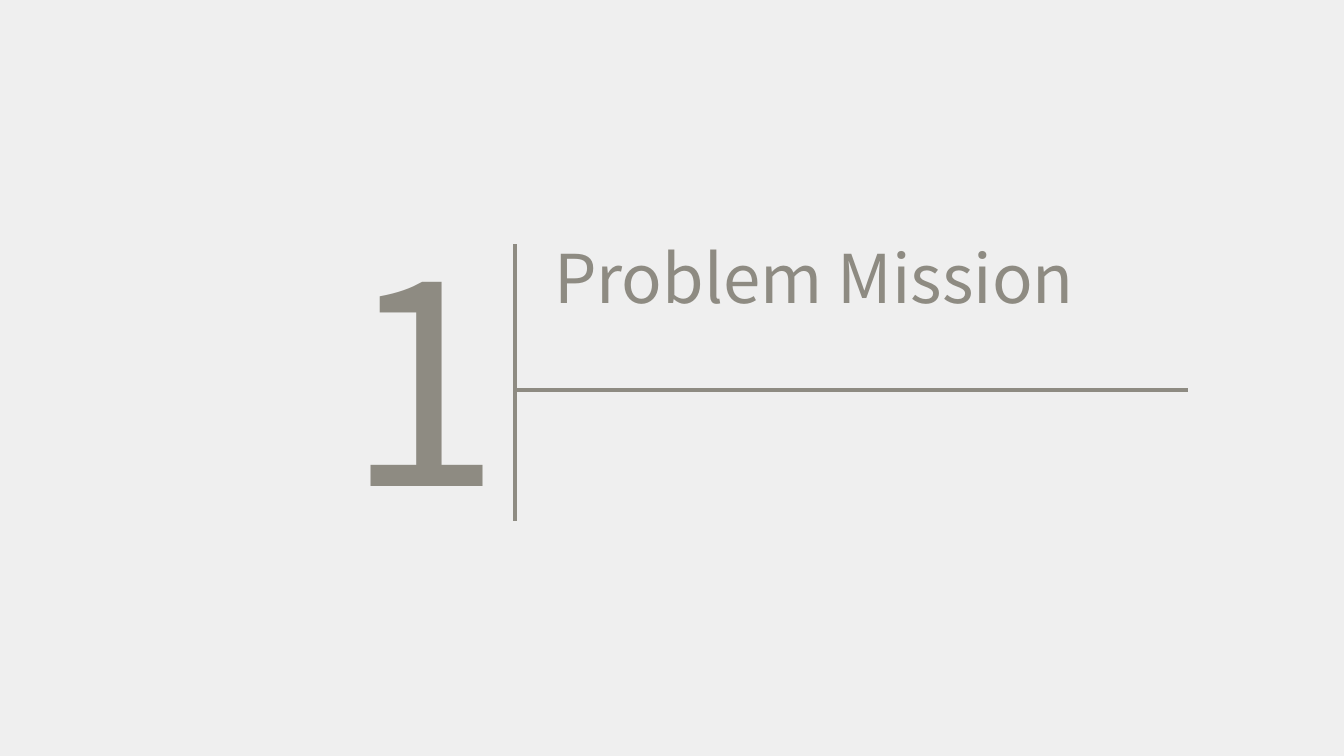
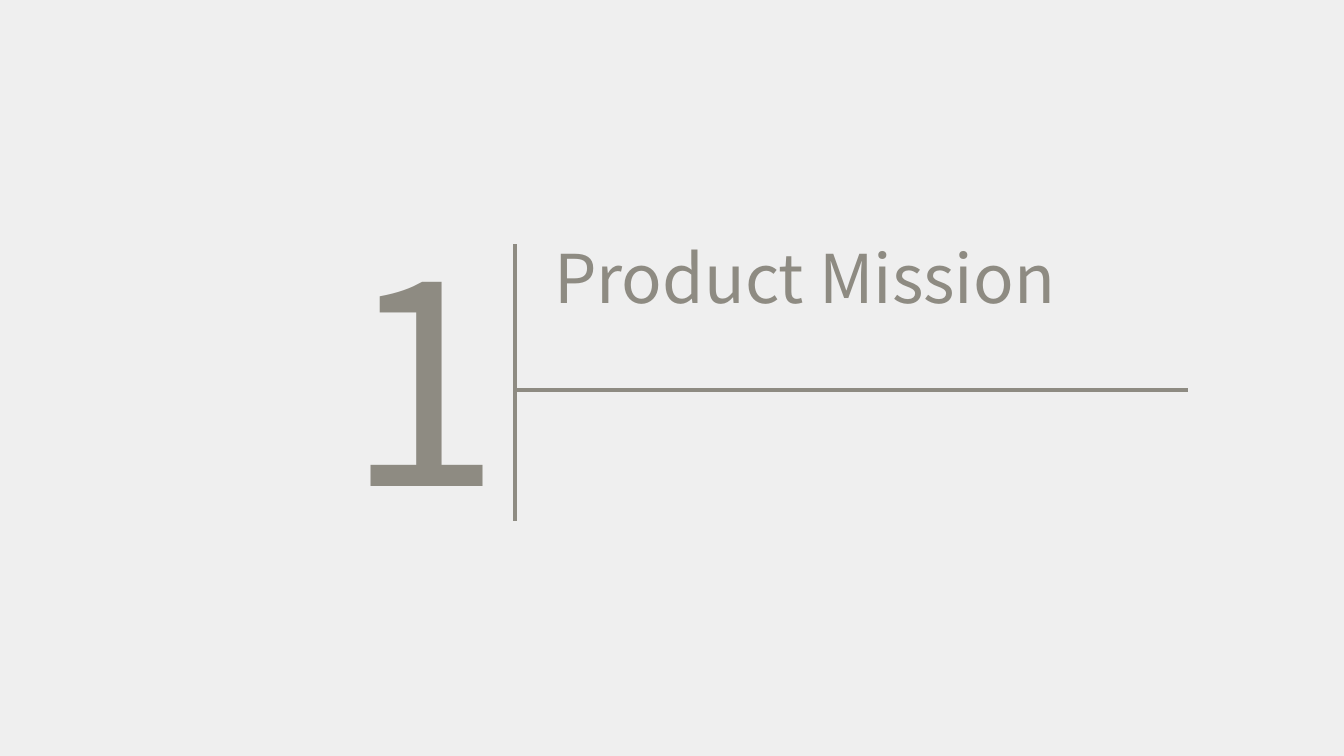
Before and after one commit to licao2998/EC601-A1-04, a slide deck: slide 2 of presentation.pptx. Drawn at 1344x756 pixels with LibreOffice and Linux fonts; fonts in the diff are those of the drawing. Boxes give left, top, right and bottom in pixels: in the first picture for what was removed or moved away, otherwise in the second. Text is boxed around its words. In the diff, an @@ line names an element or a change of style, - is before the commit and + after.

```diff
--- a/presentation.pptx
+++ b/presentation.pptx
@@ text at (554, 249, 1055, 304): text changed @@
-Problem Mission
+Product Mission
```
Also in this commit, not shown: 7 other slides changed.
